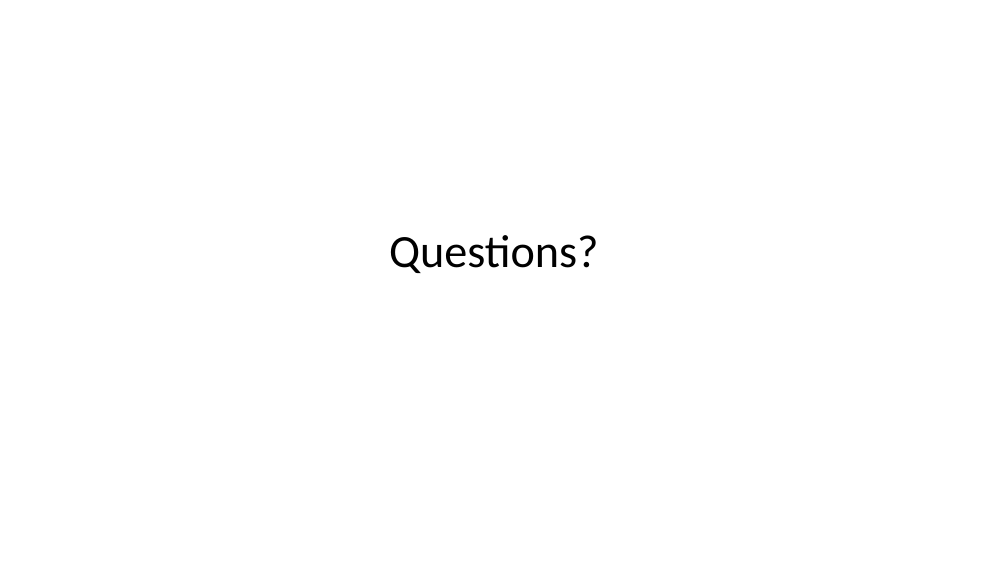
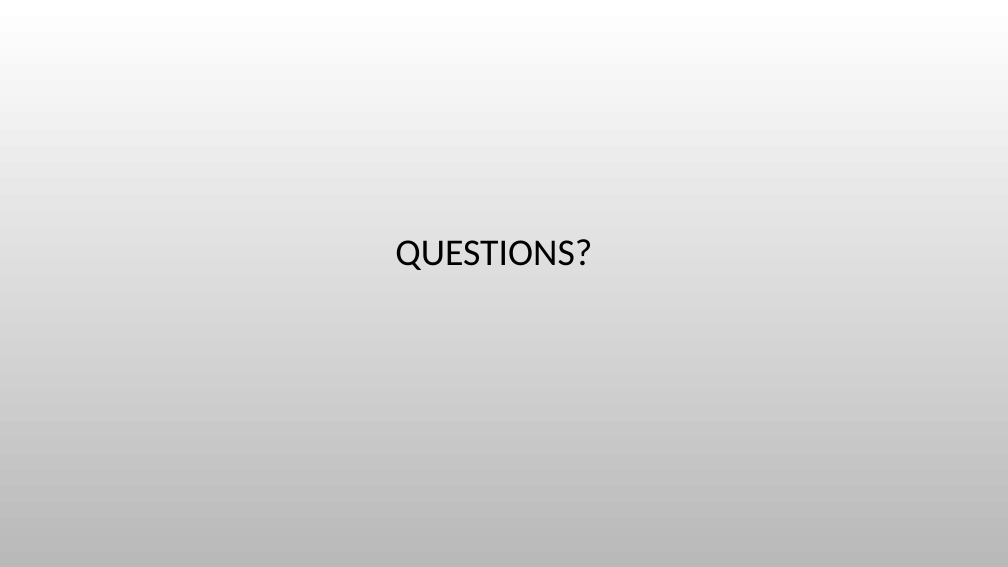
Before and after one commit to DFwJZ/weather_API, a slide deck: slide 16 of Brief_Walkthrough.pptx. Drawn at 1008x567 pixels with LibreOffice and Linux fonts; fonts in the diff are those of the drawing; background and template pictures are left out. Boxes give left, top, right and bottom in pixels: in the first picture for what was removed or moved away, otherwise in the second. Text is boxed around its words. In the diff, an @@ line names an element or a change of style, - is before the commit and + after.

```diff
--- a/Brief_Walkthrough.pptx
+++ b/Brief_Walkthrough.pptx
@@ background #FFFFFF to picture (left out) @@
@@ title at <box>395,239,592,270</box>: text changed; size 44 to 36 pt @@
-Questions?
+QUESTIONS?
```
Also in this commit, not shown: 14 other slides changed, 1 slide added, 1 slide removed, 7 other files.
